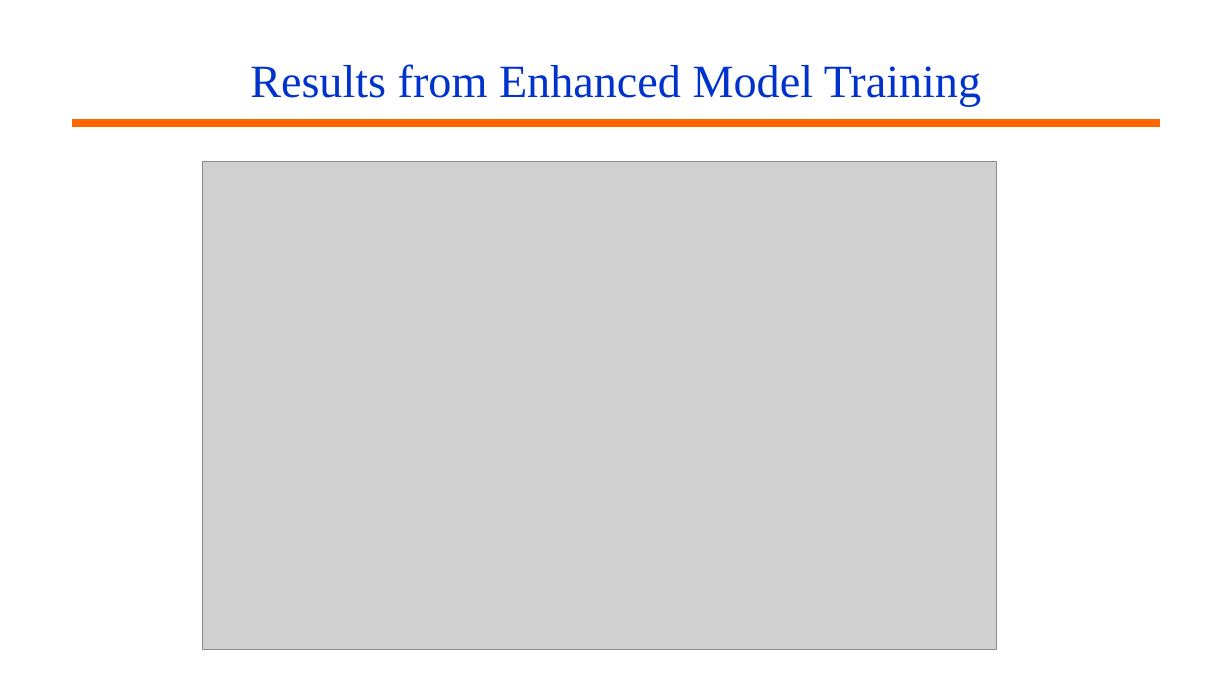
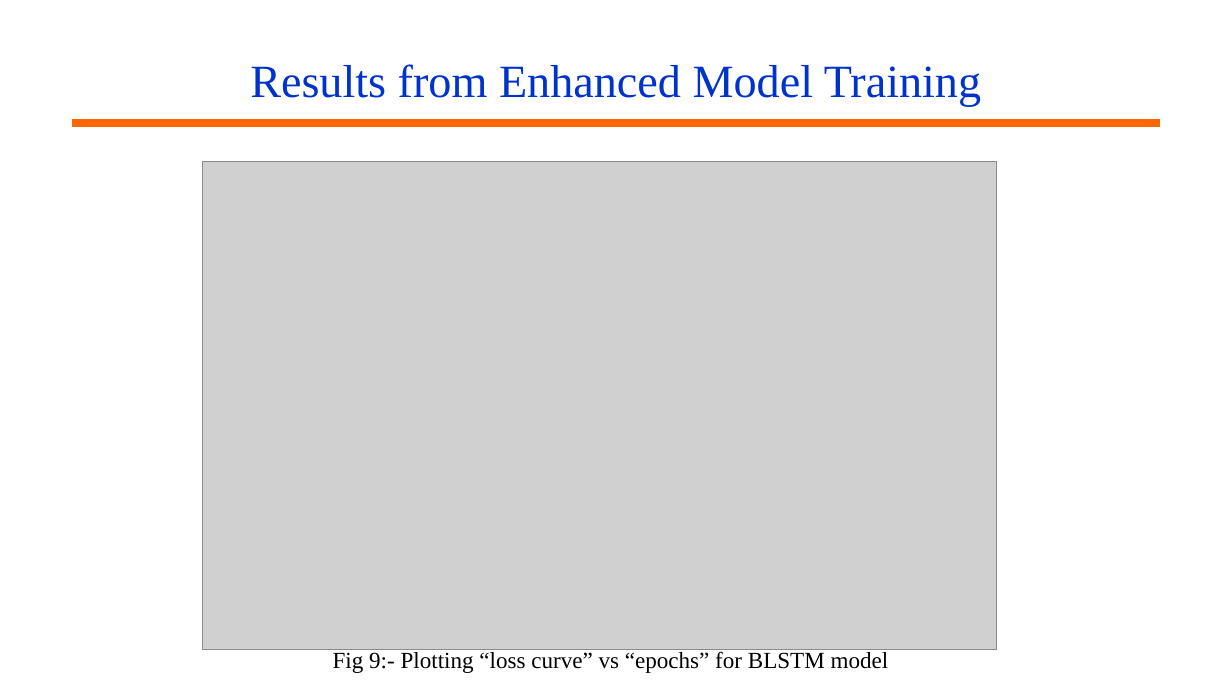
Before and after one commit to jerinjoseph121/Music-Generation, a slide deck: slide 25 of Presentation/Music Generation Major Project.pptx (slide 24 before the commit). Drawn at 1232x693 pixels with LibreOffice and Linux fonts; fonts in the diff are those of the drawing; grey boxes stand for pictures; background and template pictures are left out. Boxes give left, top, right and bottom in pixels: in the first picture for what was removed or moved away, otherwise in the second. Text is boxed around its words. In the diff, an @@ line names an element or a change of style, - is before the commit and + after.

```diff
--- a/Presentation/Music Generation Major Project.pptx
+++ b/Presentation/Music Generation Major Project.pptx
@@ text added at (x1=333, y1=651, x2=889, y2=673), 18 pt, text #000000 @@
+Fig 9:- Plotting “loss curve” vs “epochs” for BLSTM model
```
Also in this commit, not shown: 8 other slides changed, 6 slides added, 2 slides removed.
